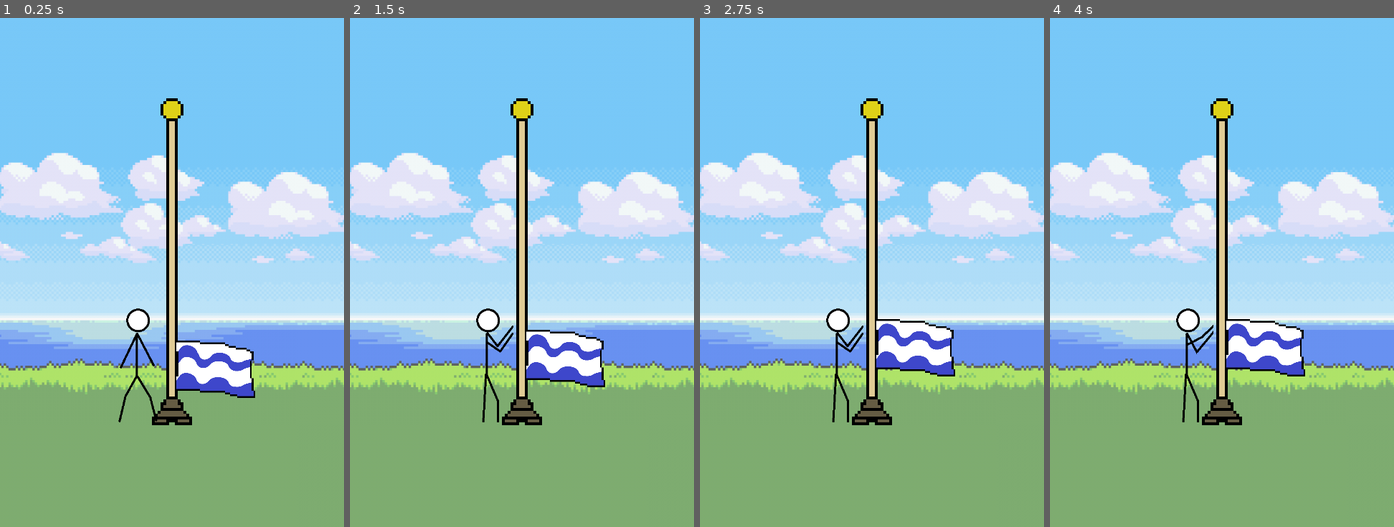
Above: before the commit, frames 1-4 (left to right).
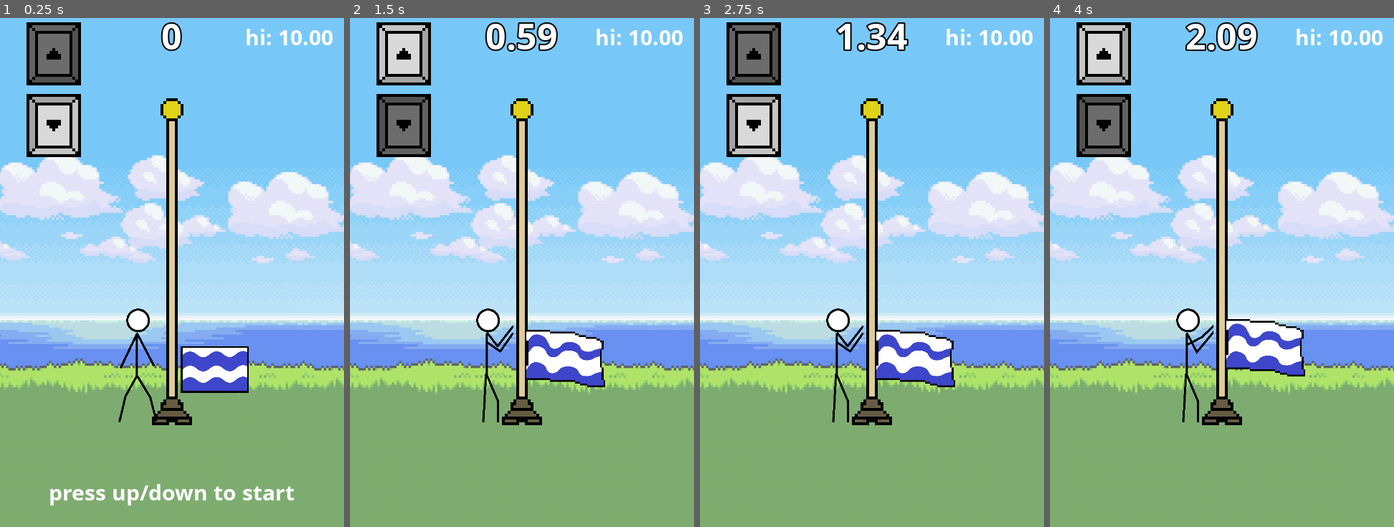
Above: after the commit, the same moments.

Repository: nuffertaylor/flag_raiser
Game: Godot game, scene res://Main.tscn
Two runs of this game, one before a commit and one after it. Both use one fixed random seed, a clock stepped at 60 frames per second and the inputs below.
Inputs:
- Up to frame 1 (0.25 s): no input
- Up to frame 2 (1.5 s): tap Enter at 0.5 s; hold Up (ui_up) 0.53-1.28 s; hold Down (ui_down) from 1.28 s (still down)
- Up to frame 3 (2.75 s): release Down (ui_down) at 2.03 s; hold Up (ui_up) from 2.03 s (still down)
- Up to frame 4 (4 s): release Up (ui_up) at 3.53 s; hold Down (ui_down) from 3.53 s (still down)

The runs differ from the first frame. In frame 1, 6.6% of the frame differs, in the area x 7-97%, y 0-96%; in frame 2, 5.1%; in frame 3, 7.3%, in the area x 7-97%, y 0-73%; in frame 4, 5.1%.

Commit message:
added HUD and scores

Diff:
--- /dev/null
+++ b/HUD.tscn
@@ -0,0 +1,61 @@
+[gd_scene load_steps=6 format=2]
+
+[ext_resource path="res://fonts/OpenSans-Bold.ttf" type="DynamicFontData" id=1]
+[ext_resource path="res://assets/key.png" type="Texture" id=2]
+[ext_resource path="res://scripts/HUD.gd" type="Script" id=3]
+
+[sub_resource type="DynamicFont" id=1]
+size = 50
+outline_size = 2
+outline_color = Color( 0, 0, 0, 1 )
+font_data = ExtResource( 1 )
+
+[sub_resource type="DynamicFont" id=2]
+size = 30
+font_data = ExtResource( 1 )
+
+[node name="HUD" type="Node"]
+script = ExtResource( 3 )
+
+[node name="score" type="Label" parent="."]
+margin_right = 480.0
+margin_bottom = 80.0
+custom_fonts/font = SubResource( 1 )
+text = "0"
+align = 1
+__meta__ = {
+"_edit_use_anchors_": false
+}
+
+[node name="upArrow" type="Sprite" parent="."]
+position = Vector2( 75, 60 )
+scale = Vector2( 0.4, 0.4 )
+texture = ExtResource( 2 )
+
+[node name="downArrow" type="Sprite" parent="."]
+position = Vector2( 75, 160 )
+rotation = 3.14159
+scale = Vector2( 0.4, 0.4 )
+texture = ExtResource( 2 )
+
+[node name="highScore" type="Label" parent="."]
+margin_top = 15.0
+margin_right = 465.0
+margin_bottom = 23.0
+custom_fonts/font = SubResource( 2 )
+text = "hi: 0"
+align = 2
+__meta__ = {
+"_edit_use_anchors_": false
+}
+
+[node name="direction" type="Label" parent="."]
+margin_top = 650.0
+margin_right = 480.0
+margin_bottom = 700.0
+custom_fonts/font = SubResource( 2 )
+text = "press up/down to start"
+align = 1
+__meta__ = {
+"_edit_use_anchors_": false
+}
--- a/Main.tscn
+++ b/Main.tscn
@@ -1,12 +1,15 @@
-[gd_scene load_steps=9 format=2]
+[gd_scene load_steps=12 format=2]
 
 [ext_resource path="res://assets/bg.png" type="Texture" id=1]
 [ext_resource path="res://assets/flagpole.png" type="Texture" id=2]
 [ext_resource path="res://guy.tscn" type="PackedScene" id=3]
-[ext_resource path="res://flag.gd" type="Script" id=4]
+[ext_resource path="res://assets/flag_flapping.mp3" type="AudioStream" id=4]
 [ext_resource path="res://assets/posted_flag.png" type="Texture" id=5]
 [ext_resource path="res://assets/raising_flag.png" type="Texture" id=6]
 [ext_resource path="res://assets/rope_squeak.wav" type="AudioStream" id=7]
+[ext_resource path="res://assets/fanfare.wav" type="AudioStream" id=8]
+[ext_resource path="res://HUD.tscn" type="PackedScene" id=10]
+[ext_resource path="res://scripts/Main.gd" type="Script" id=11]
 
 [sub_resource type="SpriteFrames" id=1]
 animations = [ {
@@ -22,6 +25,7 @@
 } ]
 
 [node name="Main" type="Node"]
+script = ExtResource( 11 )
 
 [node name="ParallaxBackground" type="ParallaxBackground" parent="."]
 
@@ -43,7 +47,26 @@
 scale = Vector2( 0.25, 0.25 )
 frames = SubResource( 1 )
 animation = "top"
-script = ExtResource( 4 )
 
 [node name="ropeSfx" type="AudioStreamPlayer" parent="flag"]
 stream = ExtResource( 7 )
+
+[node name="fanfare" type="AudioStreamPlayer" parent="flag"]
+stream = ExtResource( 8 )
+volume_db = -10.0
+
+[node name="HUD" parent="." instance=ExtResource( 10 )]
+
+[node name="Score" type="Timer" parent="."]
+wait_time = 0.01
+
+[node name="flapping" type="AudioStreamPlayer" parent="."]
+stream = ExtResource( 4 )
+volume_db = -0.5
+
+[node name="cooldown" type="Timer" parent="."]
+wait_time = 3.0
+one_shot = true
+
+[connection signal="timeout" from="Score" to="." method="_on_Score_timeout"]
+[connection signal="timeout" from="cooldown" to="." method="_on_cooldown_timeout"]
--- a/flag.gd
+++ /dev/null
@@ -1,29 +0,0 @@
-extends AnimatedSprite
-
-var canRise = true
-var atTop = false
-
-func _ready():
-  play("rising")
-
-
-func _process(delta):
-  if not atTop:
-    if Input.is_action_pressed("ui_down"):
-      canRise = true
-    elif Input.is_action_pressed("ui_up"):
-      if canRise:
-        canRise = false
-        if !$ropeSfx.playing:
-          $ropeSfx.play()
-        set_position(get_position() - Vector2(0,15))
-        if(get_position().y <= 185):
-          atTop = true
-          set_position(Vector2(get_position().x, 185))
-          play("top")
-          $ropeSfx.stop()
-
-
-#    t += delta * 0.4
-#
-#    $Sprite.position = $A.position.linear_interpolate($B.position, t)
--- a/guy.tscn
+++ b/guy.tscn
@@ -3,7 +3,7 @@
 [ext_resource path="res://assets/guy_raising1.png" type="Texture" id=1]
 [ext_resource path="res://assets/standing_guy.png" type="Texture" id=2]
 [ext_resource path="res://assets/guy_raising2.png" type="Texture" id=3]
-[ext_resource path="res://guy.gd" type="Script" id=4]
+[ext_resource path="res://scripts/guy.gd" type="Script" id=4]
 
 [sub_resource type="SpriteFrames" id=1]
 animations = [ {
--- /dev/null
+++ b/scripts/HUD.gd
@@ -0,0 +1,44 @@
+extends Node
+
+# true if up, false if down
+export var up = true
+export var highScore = 10
+var UPDATE_SCORE_INCREMENT
+var curScore = 0
+
+# Called when the node enters the scene tree for the first time.
+func _ready():
+  flip(false)
+  $score.text = str(curScore)
+
+func reset():
+  up = true
+  curScore = 0
+
+func flip(val):
+  up = val
+  if up:
+    $downArrow.set_self_modulate(Color(.5,.5,.5,1))
+    $upArrow.set_self_modulate(Color(1,1,1,1))
+  else:
+    $upArrow.set_self_modulate(Color(.5,.5,.5,1))
+    $downArrow.set_self_modulate(Color(1,1,1,1))
+
+func setDirections(msg):
+  $direction.show()
+  $direction.text = msg
+
+func hideDirections():
+  $direction.hide()
+
+func updateScore():
+  curScore += .01
+  $score.text = str("%.2f" % curScore)
+
+func updateHighScore():
+  $highScore.text = "hi: " + str("%.2f" % highScore)
+
+func submitScore():
+  if(curScore < highScore):
+    highScore = curScore
+  updateHighScore()
--- /dev/null
+++ b/scripts/Main.gd
@@ -0,0 +1,67 @@
+extends Node
+
+var canPull = true
+var atTop = false
+var counting = false
+
+func startGame():
+  $HUD.reset()
+  $flag.play("rising")
+  $flag.set_position(Vector2(300,500))
+  $HUD.updateHighScore()
+  $Score.start()
+  $flapping.stop()
+  $HUD.hideDirections()
+
+func roundComplete():
+  atTop = true
+  $flag.set_position(Vector2($flag.get_position().x, 185))
+  $flag.play("top")
+  get_node("flag/ropeSfx").stop()
+  get_node("flag/fanfare").play()
+  $Score.stop()
+  $HUD.submitScore()
+  $flapping.play()
+  $HUD.setDirections("press up/down to try again")
+  $cooldown.start()
+
+func _ready():
+  $HUD.updateHighScore()
+  $HUD.setDirections("press up/down to start")
+
+func _input(event):
+  if event.is_pressed() and not counting:
+    counting = true
+    startGame()
+
+func _process(delta):
+  if not atTop:
+    if Input.is_action_pressed("ui_up"):
+      if canPull:
+        $HUD.flip(false)
+        canPull = false
+    elif Input.is_action_pressed("ui_down"):
+      if not canPull:
+        $HUD.flip(true)
+        canPull = true
+        if not get_node("flag/ropeSfx").playing:
+          get_node("flag/ropeSfx").play()
+        $flag.set_position($flag.get_position() - Vector2(0,15))
+        if($flag.get_position().y <= 185):
+          roundComplete()
+
+
+
+#    t += delta * 0.4
+#
+#    $Sprite.position = $A.position.linear_interpolate($B.position, t)
+
+
+func _on_Score_timeout():
+  $HUD.updateScore()
+
+
+func _on_cooldown_timeout():
+  counting = false
+  atTop = false
+  canPull = true
Not shown, added: assets/fanfare.wav.import
Not shown, added: assets/flag_flapping.mp3.import
Binary file added: assets/key.png
Not shown, added: assets/key.png.import
Binary file added: fonts/OpenSans-Bold.ttf
Binary file changed: icon.png
Renamed: guy.gd -> scripts/guy.gd
Not shown, added: assets/fanfare.wav
Not shown, added: assets/flag_flapping.mp3
